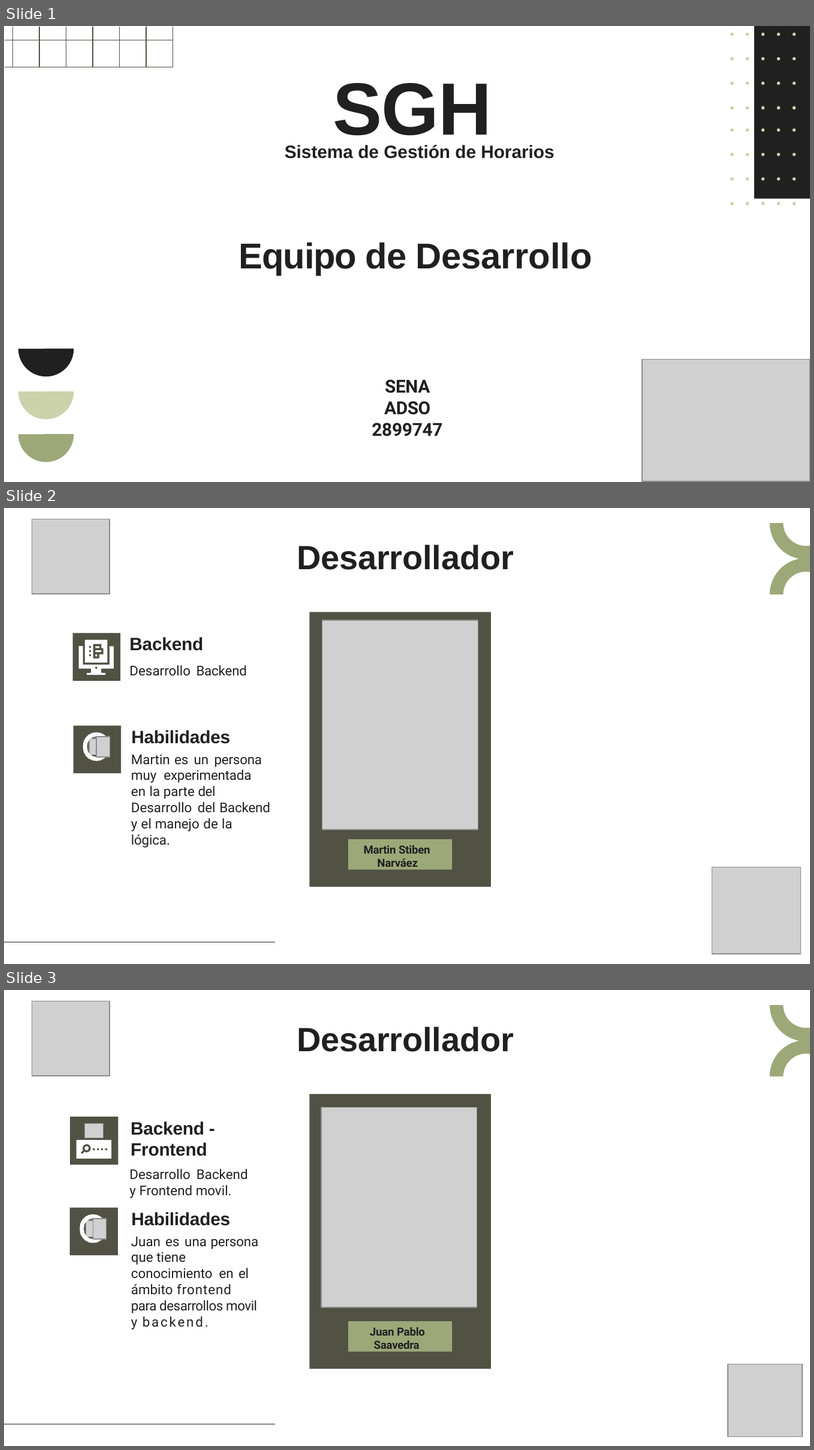
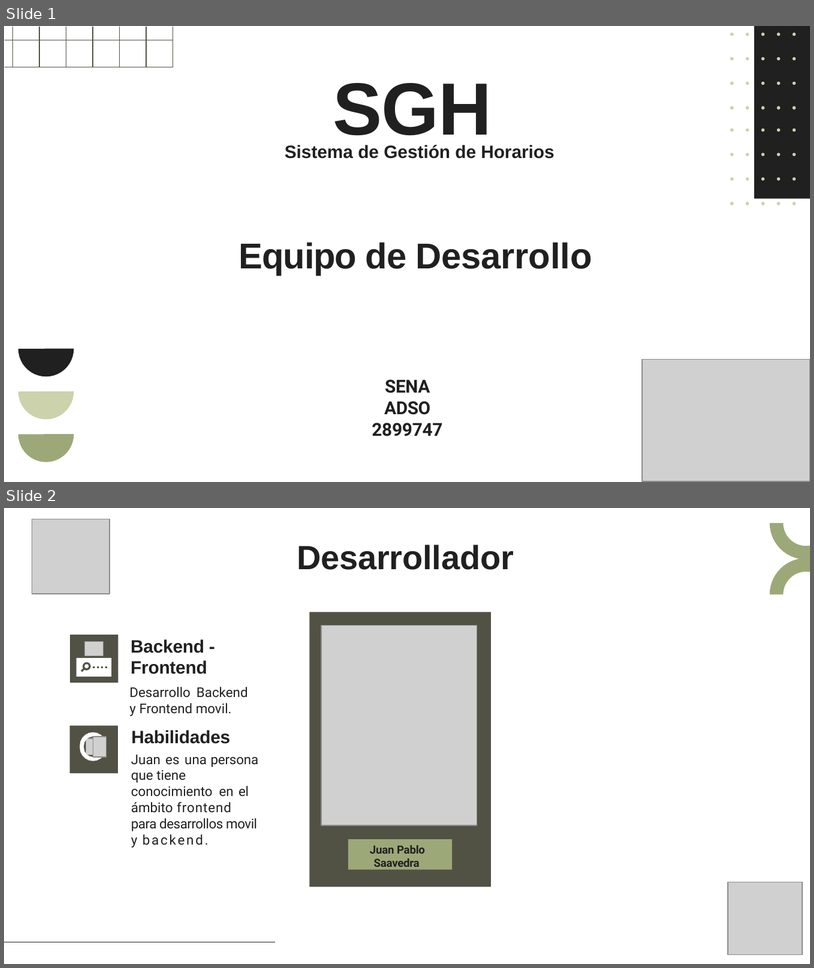
Before and after one commit to martinstiben/SGH-docs, a slide deck: 00-Presentacion_Del_Equipo_SGH.pptx. Shown one above the other, each under a label of ours: slides 1, 2 and 3 before the commit, slides 1 and 2 after it. The pictures are 814x1450 and 814x968 pixels, drawn with LibreOffice and Linux fonts; fonts in the diff are those of the drawing; grey boxes stand for pictures; background and template pictures are left out. Boxes give left, top, right and bottom in pixels: in the first picture for what was removed or moved away, otherwise in the second. Text is boxed around its words. In the diff, an @@ line names an element or a change of style, - is before the commit and + after.

```diff
--- a/00-Presentacion_Del_Equipo_SGH.pptx
+++ b/00-Presentacion_Del_Equipo_SGH.pptx
@@ slide 2 removed at bbox=[4, 508, 810, 964], background #FFFFFF; not listed: 2 template elements that a slide beside it also shows @@
@@ picture removed at bbox=[32, 519, 109, 594] @@
@@ title removed at bbox=[297, 545, 514, 570] @@
-Desarrollador
@@ freeform shape removed at bbox=[309, 612, 491, 887] @@
@@ freeform shape removed at bbox=[72, 633, 120, 681] @@
@@ picture removed at bbox=[323, 620, 479, 830] @@
@@ freeform shape removed at bbox=[79, 639, 114, 675] @@
@@ text removed at bbox=[129, 637, 248, 676] @@
-Backend
-Desarrollo Backend
@@ group removed at bbox=[74, 726, 121, 773]: 2 freeform shapes, 2 pictures @@
@@ text removed at bbox=[131, 730, 270, 848] @@
-Habilidades
-Martin es un persona muy experimentada en la parte del Desarrollo del Backend y el manejo de la lógica.
@@ rectangle removed at bbox=[348, 839, 452, 870] @@
-Martin Stiben Narváez
@@ picture removed at bbox=[712, 867, 801, 953] @@
@@ what was slide 3 is now slide 2 @@
```
Also in this commit, not shown: 1 slide changed, 1 other slide removed, 10 other files.
